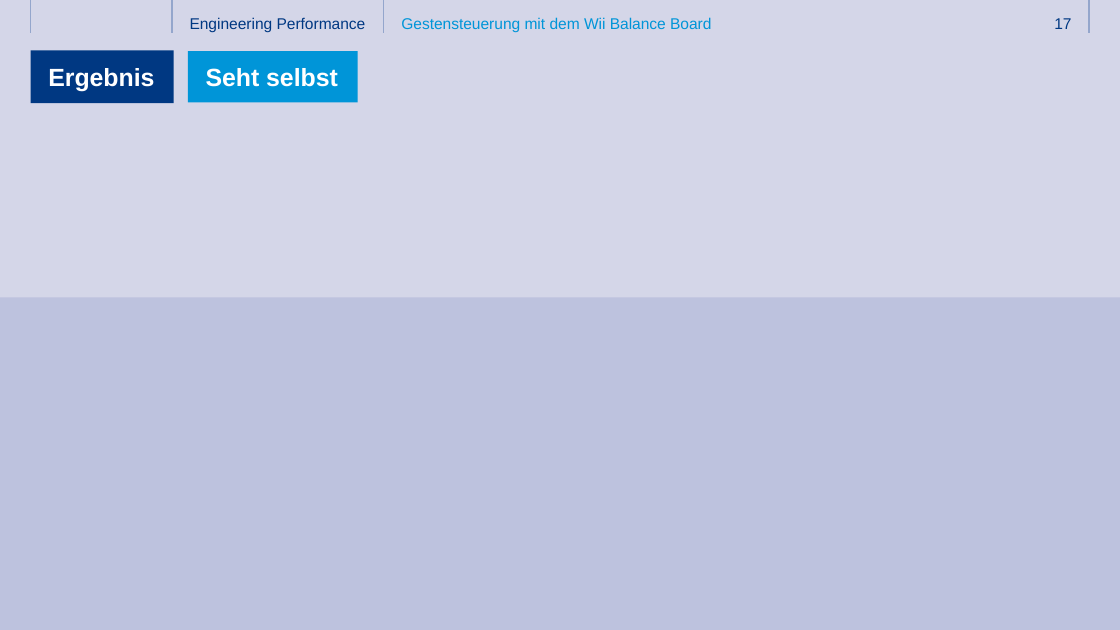
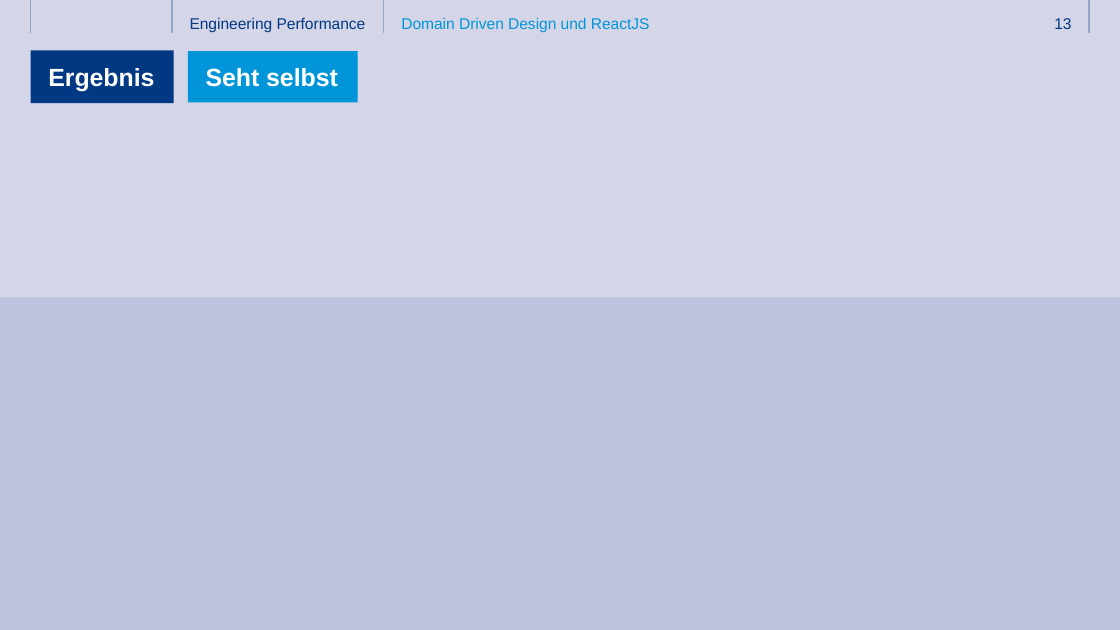
Before and after one commit to ThomasHein/3T2017, a slide deck: slide 13 of Folien/3T_2017_React und DDD.pptx (slide 17 before the commit). Drawn at 1120x630 pixels with LibreOffice and Linux fonts; fonts in the diff are those of the drawing; background and template pictures are left out. Boxes give left, top, right and bottom in pixels: in the first picture for what was removed or moved away, otherwise in the second. Text is boxed around its words. In the diff, an @@ line names an element or a change of style, - is before the commit and + after.

```diff
--- a/Folien/3T_2017_React und DDD.pptx
+++ b/Folien/3T_2017_React und DDD.pptx
@@ text at (x1=401, y1=17, x2=650, y2=32): text changed @@
-Gestensteuerung mit dem Wii Balance Board
+Domain Driven Design und ReactJS
@@ page number at (x1=1054, y1=18, x2=1071, y2=29): text changed @@
-17
+13
```
Also in this commit, not shown: 13 other slides changed, 4 slides removed.
